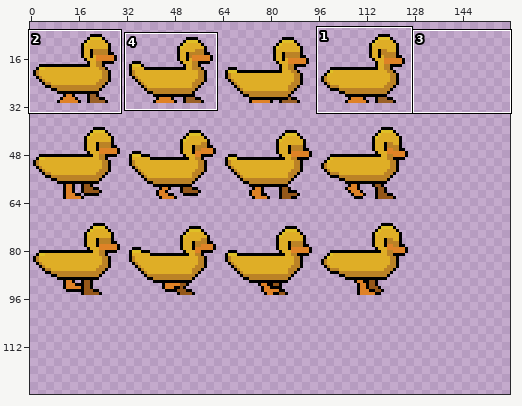
Sprite sheet -- assets/sprites/entities/duck-Sheet.png. Above, an overview of the earlier version with the close-up marked.
Close-up. As it was:
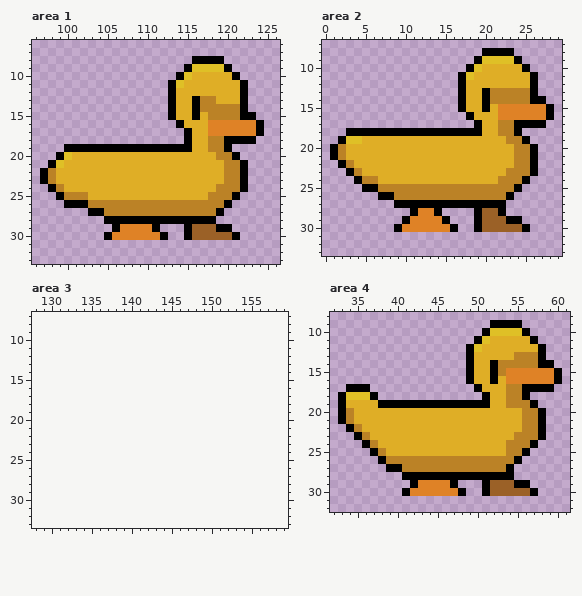
The file is 128x96 pixels. Shown: area 1: x 96..126, y 6..33; area 2: x 0..29, y 7..33; area 3: x 128..159, y 7..33; area 4: x 32..61, y 8..32. The old version is drawn lined up with the new one, on the new canvas. The wide view leaves out empty margins. The commit also changed other parts of the picture, which this record leaves out.
The same view after the edit:
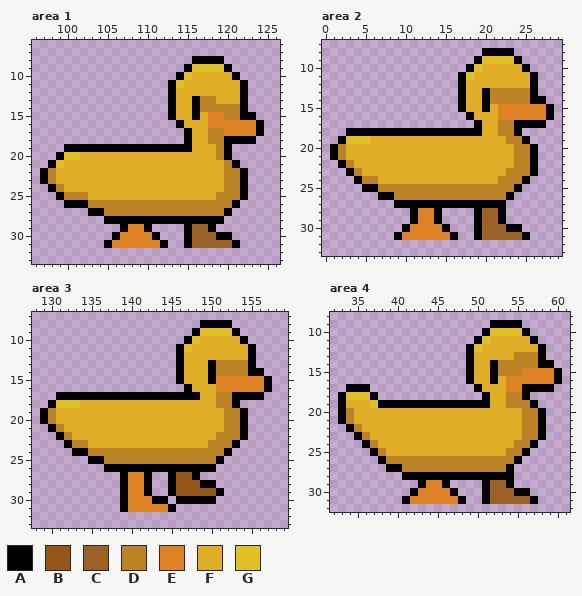
Palette (. is transparent): A #000000  B #955719  C #9b6127  D #bb8226  E #df8226  F #dfae26  G #dfc026
Difference:
canvas 128x96 -> 160x128, the old top-left corner now at 0,-1 (the part of the old canvas that was cut away was empty and is not shown)
Area 1:
y 15: x 118..119 DD -> EE
y 17: x 118..119 EE -> DD
y 19: x 118 D -> F
y 20: x 101 F -> G; x 120..121 DA -> A.
y 21: x 121..122 DA -> A.
y 24: x 119 D -> F
y 25: x 118 D -> F; x 121..122 A. -> DA
y 26: x 120..121 A. -> DA
y 27: x 119..120 A. -> DA
y 28: x 119 . -> A
y 29: x 106..107 AE -> .A; x 110..111 EA -> A.; x 118..120 CAA -> A..
y 30: x 105..106 AE -> .A; x 111..112 EA -> A.; x 119..121 CCA -> AA.
y 31: x 105..112 ........ -> AEEEEEEA; x 115..121 ....... -> ACCCCCA
Area 2:
y 19: x 5 F -> G
y 29: x 10..11 AE -> .A; x 14..15 EA -> A.; x 22..24 CAA -> A..
y 30: x 9..10 AE -> .A; x 15..16 EA -> A.; x 23..25 CCA -> AA.
y 31: x 9..16 ........ -> AEEEEEEA; x 19..25 ....... -> ACCCCCA
Area 3:
y 8: x 149..152 .... -> AAAA
y 9: x 148..153 ...... -> AGGGGA
y 10: x 147..154 ........ -> AGFFFFFA
y 11: x 146..155 .......... -> AGFFFFFFFA
y 12: x 146..155 .......... -> AFFFFFFFFA
y 13: x 146..155 .......... -> AFFFADDDDA
y 14: x 146..156 ........... -> AFFFADDDDAA
y 15: x 146..157 ............ -> AFFFAEEEEEEA
y 16: x 147..157 ........... -> AFFFEEEEEEA
y 17: x 131..156 .......................... -> AAAAAAAAAAAAAAAAAAFFDDAAAA
y 18: x 130..153 ........................ -> AGGGFFFFFFFFFFFFFFFFFDDA
y 19..20: x 129..154 .......................... -> ADFFFFFFFFFFFFFFFFFFFFFDDA
y 21: x 130..154 ......................... -> ADFFFFFFFFFFFFFFFFFFFFDDA
y 22: x 131..154 ........................ -> ADFFFFFFFFFFFFFFFFFFDDDA
y 23: x 132..153 ...................... -> ADDFFFFFFFFFFFFFFFDDDA
y 24: x 133..152 .................... -> AADDDDDDDDDDDDDDDDDA
y 25: x 135..151 ................. -> AADDDDDDDDDDDDDDA
y 26: x 137..150 .............. -> AAAAAAAAAAAAAA
y 27: x 139..142 .... -> AEEA; x 145..148 .... -> ABBA
y 28: x 139..142 .... -> AEEA; x 145..150 ...... -> ABBBAA
y 29: x 139..142 .... -> AEEA; x 145..151 ....... -> ABBBBBA
y 30: x 139..144 ...... -> AEEEAA; x 146..150 ..... -> AAAAA
y 31: x 139..145 ....... -> AEEEEEA
Area 4:
y 15: x 54..55 EE -> DD
y 17: x 54..55 DD -> EE
y 19: x 37 F -> G
y 23: x 55 D -> F
y 24: x 54 D -> F
y 29: x 42..43 AE -> .A; x 46..47 EA -> A.; x 54..56 CAA -> A..
y 30: x 41..42 AE -> .A; x 47..48 EA -> A.; x 55..57 CCA -> AA.
y 31: x 41..48 ........ -> AEEEEEEA; x 51..57 ....... -> ACCCCCA
